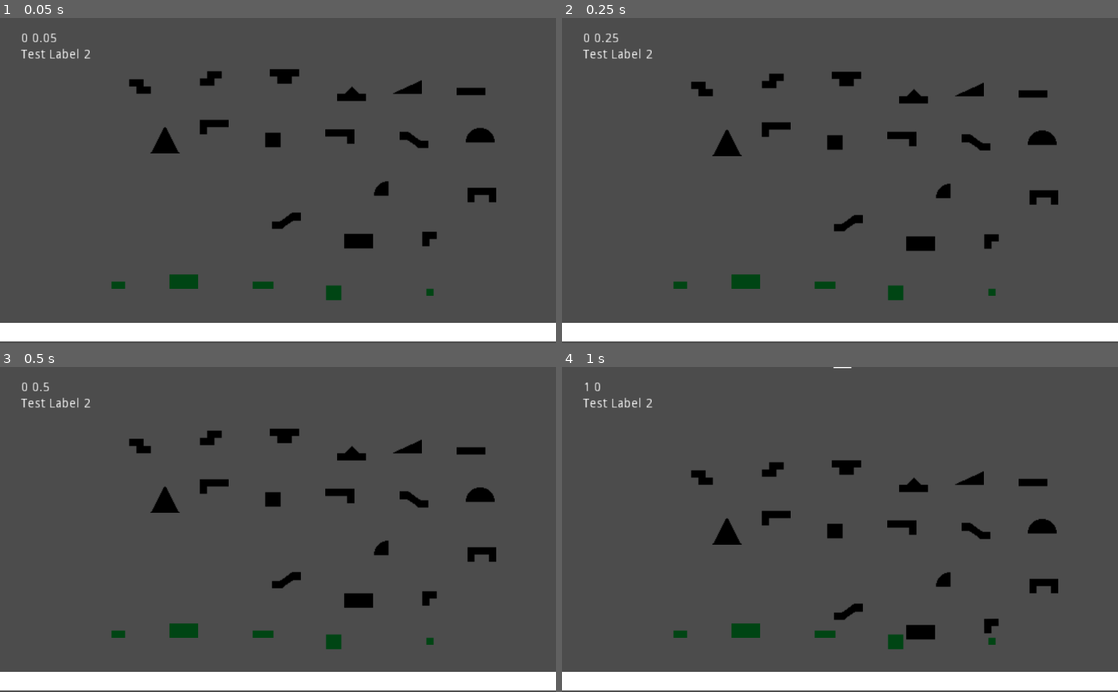
Above: before the commit, frames 1-4 (two rows, left to right).
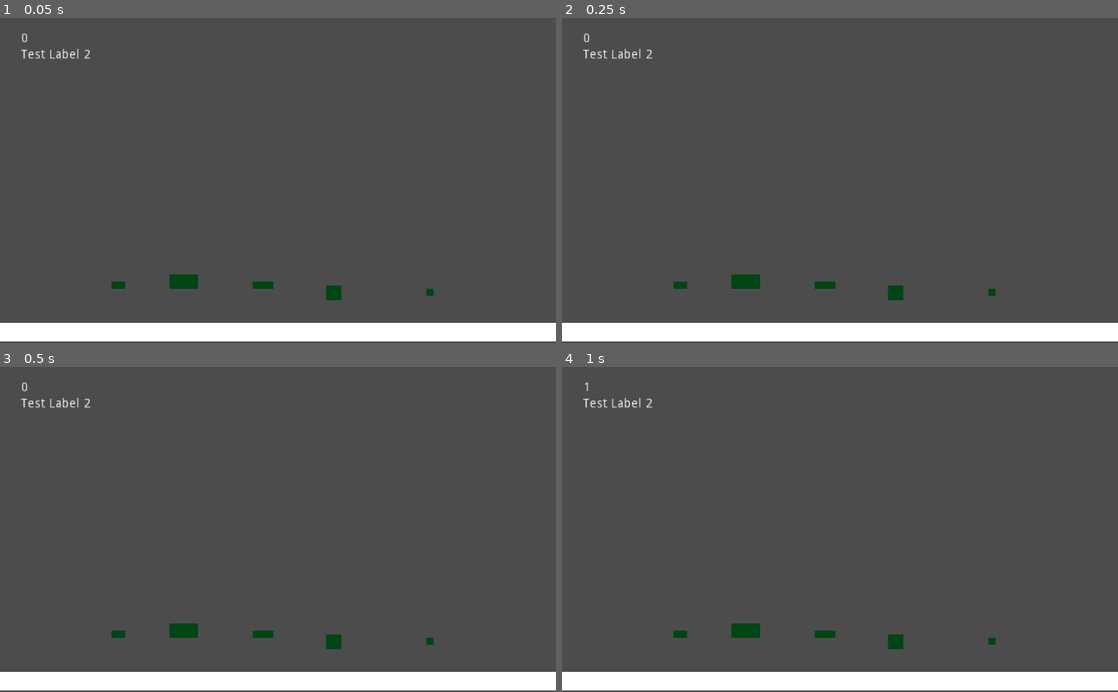
Above: after the commit, the same moments.

Repository: ajahar/FGJ_2020
Game: Godot game, scene res://Scenes/Antti.tscn
Two runs of this game, one before a commit and one after it. Both use one fixed random seed, a clock stepped at 60 frames per second and the inputs below. This scene is started directly instead of the project's main scene.
Inputs:
- Up to frame 1 (0.05 s): no input
- Up to frame 2 (0.25 s): no input
- Up to frame 3 (0.5 s): no input
- Up to frame 4 (1 s): hold D (rat_right) from 0.53 s (still down); tap Space (rat_jump) at 0.77 s

The runs differ from the first frame. In frame 1, 2.6% of the frame differs, in the area x 5-90%, y 4-71%; in frame 2, 2.6%, in the area x 5-90%, y 4-72%; in frame 3, 2.6%; in frame 4, 2.6%.

Commit message:
Spawn all types of blocks one after another

Diff:
--- a/Blocks/ControllableBlock.gd
+++ b/Blocks/ControllableBlock.gd
@@ -2,11 +2,16 @@
 
 export var controllable = true
 export var speed = 3  # How fast the player will move (pixels/sec).
+
+const BLOCK_GRAVITY_SCALE = 0.4
+
 var screen_size  # Size of the game window.
 
 func _ready():
+	gravity_scale = BLOCK_GRAVITY_SCALE
 	screen_size = get_viewport_rect().size
 	connect("body_entered", self, "on_body_entered")
+
 
 func _integrate_forces(state):
 	if !controllable:
@@ -23,3 +28,4 @@
 	if controllable:
 		set_deferred("mode", RigidBody2D.MODE_RIGID)
 		controllable = false
+		GameManager.block_hit()
--- a/Play.tscn
+++ b/Play.tscn
@@ -1,8 +1,7 @@
-[gd_scene load_steps=9 format=2]
+[gd_scene load_steps=8 format=2]
 
 [ext_resource path="res://Systems/BlockSpawner.tscn" type="PackedScene" id=1]
 [ext_resource path="res://Systems/GUI.tscn" type="PackedScene" id=2]
-[ext_resource path="res://Blocks/Block_L_Left.tscn" type="PackedScene" id=3]
 [ext_resource path="res://Ground/Ground_1_1.tscn" type="PackedScene" id=4]
 [ext_resource path="res://Ground/Ground_1_2.tscn" type="PackedScene" id=5]
 [ext_resource path="res://Ground/Ground_2_3.tscn" type="PackedScene" id=6]
@@ -34,9 +33,6 @@
 [node name="Ground_1_1" parent="." instance=ExtResource( 4 )]
 position = Vector2( 653, 353 )
 
-[node name="Block_L_Left" parent="." instance=ExtResource( 3 )]
-position = Vector2( 498, 51 )
-
 [node name="Ground_1_2" parent="." instance=ExtResource( 5 )]
 position = Vector2( 385, 294 )
 
--- a/Scenes/Antti.tscn
+++ b/Scenes/Antti.tscn
@@ -1,24 +1,7 @@
-[gd_scene load_steps=27 format=2]
+[gd_scene load_steps=10 format=2]
 
 [ext_resource path="res://Systems/BlockSpawner.tscn" type="PackedScene" id=1]
 [ext_resource path="res://Systems/GUI.tscn" type="PackedScene" id=2]
-[ext_resource path="res://Blocks/Block_C.tscn" type="PackedScene" id=3]
-[ext_resource path="res://Blocks/Block_2_4.tscn" type="PackedScene" id=4]
-[ext_resource path="res://Blocks/Block_Angle.tscn" type="PackedScene" id=5]
-[ext_resource path="res://Blocks/Block_Half_Moon.tscn" type="PackedScene" id=6]
-[ext_resource path="res://Blocks/Block_2_2.tscn" type="PackedScene" id=7]
-[ext_resource path="res://Blocks/Block_L_Left.tscn" type="PackedScene" id=8]
-[ext_resource path="res://Blocks/Block_Slice.tscn" type="PackedScene" id=9]
-[ext_resource path="res://Blocks/Block_Triangle.tscn" type="PackedScene" id=10]
-[ext_resource path="res://Blocks/Block_Spike.tscn" type="PackedScene" id=11]
-[ext_resource path="res://Blocks/Block_Z.tscn" type="PackedScene" id=12]
-[ext_resource path="res://Blocks/Block_S.tscn" type="PackedScene" id=13]
-[ext_resource path="res://Blocks/Block_S_Mirror.tscn" type="PackedScene" id=14]
-[ext_resource path="res://Blocks/Block_T_1_2_4.tscn" type="PackedScene" id=15]
-[ext_resource path="res://Blocks/Block_Z_Mirror.tscn" type="PackedScene" id=16]
-[ext_resource path="res://Blocks/Block_L_Right.tscn" type="PackedScene" id=17]
-[ext_resource path="res://Blocks/Block_I_1_4.tscn" type="PackedScene" id=18]
-[ext_resource path="res://Blocks/Block_Triangle_2_4.tscn" type="PackedScene" id=19]
 [ext_resource path="res://Ground/Ground_1_2.tscn" type="PackedScene" id=20]
 [ext_resource path="res://Ground/Ground_1_3.tscn" type="PackedScene" id=21]
 [ext_resource path="res://Ground/Ground_2_2.tscn" type="PackedScene" id=22]
@@ -43,7 +26,7 @@
 margin_bottom = 72.0
 
 [node name="BlockSpawner" parent="." instance=ExtResource( 1 )]
-position = Vector2( 306.751, -51.3195 )
+position = Vector2( 290.689, -33.861 )
 
 [node name="StaticBody2D" type="StaticBody2D" parent="."]
 position = Vector2( 272, 352 )
@@ -53,60 +36,6 @@
 
 [node name="MeshInstance2D" type="MeshInstance2D" parent="StaticBody2D"]
 mesh = SubResource( 2 )
-
-[node name="Blocks" type="Node2D" parent="."]
-position = Vector2( 330.138, 128.777 )
-
-[node name="Block_2_2" parent="Blocks" instance=ExtResource( 7 )]
-position = Vector2( -32.2404, 11.2715 )
-
-[node name="Block_2_4" parent="Blocks" instance=ExtResource( 4 )]
-position = Vector2( 63.091, 123.328 )
-
-[node name="Block_Angle" parent="Blocks" instance=ExtResource( 5 )]
-position = Vector2( 141.279, 119.983 )
-
-[node name="Block_C" parent="Blocks" instance=ExtResource( 3 )]
-position = Vector2( 198.98, 70.2266 )
-
-[node name="Block_Half_Moon" parent="Blocks" instance=ExtResource( 6 )]
-position = Vector2( 197.308, 4.99976 )
-
-[node name="Block_I_1_4" parent="Blocks" instance=ExtResource( 18 )]
-position = Vector2( 187.273, -43.5022 )
-
-[node name="Block_L_Left" parent="Blocks" instance=ExtResource( 8 )]
-position = Vector2( -96.631, -5.03513 )
-
-[node name="Block_L_Right" parent="Blocks" instance=ExtResource( 17 )]
-position = Vector2( 42.185, 5.41788 )
-
-[node name="Block_S" parent="Blocks" instance=ExtResource( 13 )]
-position = Vector2( -16.7701, 98.6587 )
-
-[node name="Block_Slice" parent="Blocks" instance=ExtResource( 9 )]
-position = Vector2( 89.0145, 63.9547 )
-
-[node name="Block_Spike" parent="Blocks" instance=ExtResource( 11 )]
-position = Vector2( 55.1468, -38.9029 )
-
-[node name="Block_S_Mirror" parent="Blocks" instance=ExtResource( 14 )]
-position = Vector2( 124.137, 9.18097 )
-
-[node name="Block_Triangle" parent="Blocks" instance=ExtResource( 10 )]
-position = Vector2( -150.987, 9.18097 )
-
-[node name="Block_Triangle_2_4" parent="Blocks" instance=ExtResource( 19 )]
-position = Vector2( 117.029, -49.774 )
-
-[node name="Block_T_1_2_4" parent="Blocks" instance=ExtResource( 15 )]
-position = Vector2( -18.8605, -61.0633 )
-
-[node name="Block_Z" parent="Blocks" instance=ExtResource( 12 )]
-position = Vector2( -100.394, -56.882 )
-
-[node name="Block_Z_Mirror" parent="Blocks" instance=ExtResource( 16 )]
-position = Vector2( -178.583, -48.9377 )
 
 [node name="Ground_1_1" parent="." instance=ExtResource( 23 )]
 position = Vector2( 472, 296 )
--- a/Systems/BlockSpawner.gd
+++ b/Systems/BlockSpawner.gd
@@ -5,12 +5,14 @@
 # Called when the node enters the scene tree for the first time.
 func _ready():
 	spawn_block()
+	GameManager.connect("block_hit", self, "spawn_block")
 
 
 # Called every frame. 'delta' is the elapsed time since the previous frame.
-#func _process(delta):
-#	pass
+func _process(delta):
+	pass
+
 
 func spawn_block():
-	var block = Blocks[0].instance()
+	var block = Blocks[randi() % Blocks.size()].instance()
 	add_child(block)
--- a/Systems/BlockSpawner.tscn
+++ b/Systems/BlockSpawner.tscn
@@ -1,8 +1,24 @@
-[gd_scene load_steps=3 format=2]
+[gd_scene load_steps=19 format=2]
 
-[ext_resource path="res://Blocks/ControllableBlock.tscn" type="PackedScene" id=1]
+[ext_resource path="res://Blocks/Block_Slice.tscn" type="PackedScene" id=1]
 [ext_resource path="res://Systems/BlockSpawner.gd" type="Script" id=2]
+[ext_resource path="res://Blocks/Block_Half_Moon.tscn" type="PackedScene" id=3]
+[ext_resource path="res://Blocks/Block_Triangle_2_4.tscn" type="PackedScene" id=4]
+[ext_resource path="res://Blocks/Block_I_1_4.tscn" type="PackedScene" id=5]
+[ext_resource path="res://Blocks/Block_Spike.tscn" type="PackedScene" id=6]
+[ext_resource path="res://Blocks/Block_Triangle.tscn" type="PackedScene" id=7]
+[ext_resource path="res://Blocks/Block_2_4.tscn" type="PackedScene" id=8]
+[ext_resource path="res://Blocks/Block_Angle.tscn" type="PackedScene" id=9]
+[ext_resource path="res://Blocks/Block_C.tscn" type="PackedScene" id=10]
+[ext_resource path="res://Blocks/Block_L_Right.tscn" type="PackedScene" id=11]
+[ext_resource path="res://Blocks/Block_S.tscn" type="PackedScene" id=12]
+[ext_resource path="res://Blocks/Block_S_Mirror.tscn" type="PackedScene" id=13]
+[ext_resource path="res://Blocks/Block_L_Left.tscn" type="PackedScene" id=14]
+[ext_resource path="res://Blocks/Block_2_2.tscn" type="PackedScene" id=15]
+[ext_resource path="res://Blocks/Block_Z.tscn" type="PackedScene" id=16]
+[ext_resource path="res://Blocks/Block_T_1_2_4.tscn" type="PackedScene" id=17]
+[ext_resource path="res://Blocks/Block_Z_Mirror.tscn" type="PackedScene" id=18]
 
 [node name="BlockSpawner" type="Node2D"]
 script = ExtResource( 2 )
-Blocks = [ ExtResource( 1 ) ]
+Blocks = [ ExtResource( 15 ), ExtResource( 8 ), ExtResource( 9 ), ExtResource( 10 ), ExtResource( 3 ), ExtResource( 5 ), ExtResource( 14 ), ExtResource( 11 ), ExtResource( 12 ), ExtResource( 1 ), ExtResource( 6 ), ExtResource( 13 ), ExtResource( 7 ), ExtResource( 4 ), ExtResource( 17 ), ExtResource( 16 ), ExtResource( 18 ) ]
--- a/Systems/GUI.gd
+++ b/Systems/GUI.gd
@@ -10,7 +10,7 @@
 
 # Called every frame. 'delta' is the elapsed time since the previous frame.
 func _process(delta):
-	play_time.set_text("%s %s" % [GameManager.play_time, GameManager.game_timer])
+	play_time.set_text("%s" % GameManager.play_time)
 
 
 func on_update_score(signal_text):
--- a/Systems/GameManager.gd
+++ b/Systems/GameManager.gd
@@ -1,10 +1,12 @@
 extends Node2D
 
 signal update_score
+signal block_hit
 
 var game_timer = 0.0
 var block_timer = 0.0
 var play_time = 0
+var spawn_block = false
 
 # Called when the node enters the scene tree for the first time.
 func _ready():
@@ -20,6 +22,14 @@
 		game_timer = 0.0
 		play_time += 1
 
-	if block_timer > 2.0:
+	if block_timer > 3.0 :
 		block_timer = 0.0
-		emit_signal("update_score", "foobar")
+		if spawn_block:
+			spawn_block = false
+			emit_signal("block_hit")
+
+	# TODO: Show shit UI etc...
+	#emit_signal("update_score", "foobar")
+
+func block_hit():
+	spawn_block = true
